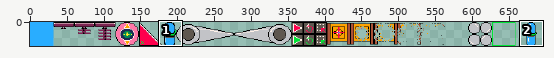
Pixel-art file -- Framed_Sprites.aseprite. Above: a wide view before the commit, with the close-up outlined.
Close-up. First the earlier version:
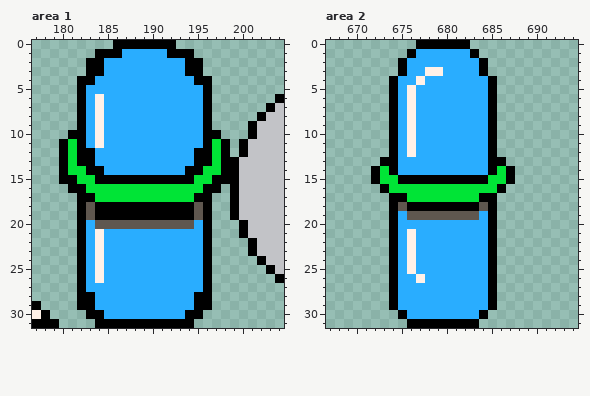
736x32 pixels, 1 frame. Shown: area 1: x 177..204, y 0..31; area 2: x 667..694, y 0..31. The wide view leaves out empty margins.
New version:
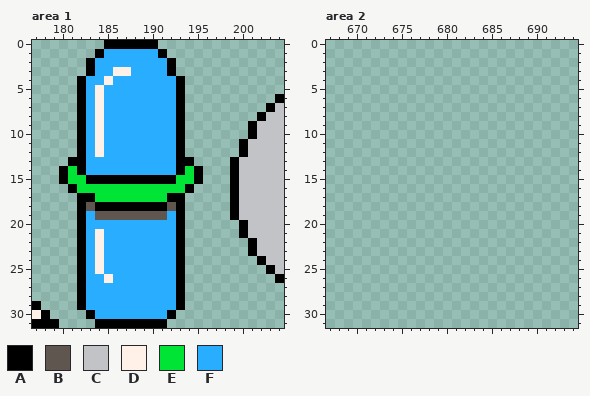
Palette (. is transparent): A #000000  B #5f574f  C #c2c3c7  D #fff1e8  E #00e436  F #29adff
From old to new:
Changed rows in their new state; - is an unchanged pixel.
Area 1:
first column x 180:
 0 -----A-----..------
 1 -----FF----A...----
 2 ----F-------A...---
 3 ----F-DD----A...---
 4 ---F-D-------A...--
 5 ----D--------A...--
 6 -------------A...--
 7 -------------A...--
 8 -------------A...--
 9 -------------A...--
10 -.-----------A....-
11 ..-----------A.....
12 ..-FD--------A.....
13 .A-F---------AA....
14 --AFF--------AE-...
15 -E-A---------EEA...
16 --E-----------A...-
17 ------------AA...--
18 ------------B-...--
19 ---FBBBBBBBBF-...--
20 ----FFFFFFFFFA...--
21 -------------A...--
22 -------------A...--
23 -------------A...--
24 -------------A...--
25 -------------A...--
26 ----FD-------A...--
27 -------------A...--
28 ---F---------A...--
29 ---F---------A...--
30 ----F-------A...---
31 ------------...----
Area 2:
first column x 672:
 0 -----......-----
 1 ----........----
 2 ---..........---
 3 ---..........---
 4 --............--
 5 --............--
 6 --............--
 7 --............--
 8 --............--
 9 --............--
10 --............--
11 --............--
12 --............--
13 -..............-
14 ................
15 ................
16 -..............-
17 --............--
18 --............--
19 --............--
20 --............--
21 --............--
22 --............--
23 --............--
24 --............--
25 --............--
26 --............--
27 --............--
28 --............--
29 --............--
30 ---..........---
31 ----........----
Changed places in both close-ups, as pixel boxes (x1, y1, x2, y2):
changed: (59, 40, 230, 328)
erased: (371, 40, 515, 328)
